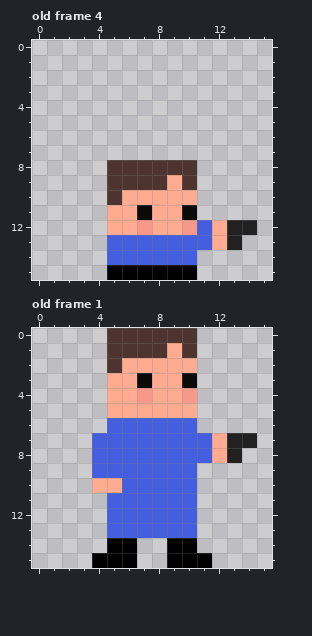
A pixel-art file gets an edit: Assets/Sprites/Sam/sam.ase. Above, as it was before the edit.
16x16 pixels, 5 frames. Shown: old frame 4, old frame 1. The commit also changed other frames, which this record leaves out.
The same view after the edit:
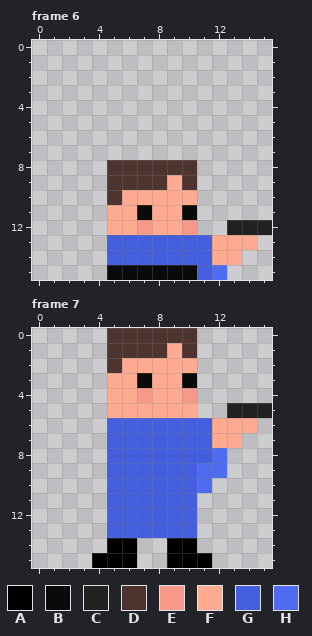
Palette (. is transparent): A #000000  B #0a0a0a  C #212121  D #4e342e  E #f69988  F #ffab91  G #455ede  H #4e6cef
A new or re-ordered frame is compared with the old frame closest to it.
Edits made:
frames 5 -> 7
--- frame 6 is new; against old frame 4
@@ x 0..15 @@
 11 .....FFBFFB.....
-12 .....FFEFFEGFCC.
-13 .....GGGGGGGFC..
-14 .....GGGGGG.....
-15 .....AAAAAA.....
+12 .....FFEFFE..CCC
+13 .....GGGGGGGFFF.
+14 .....GGGGGGGFF..
+15 .....BBBBBBGH...
--- frame 7 is new; against old frame 1
@@ x 0..15 @@
  4 .....FFEFFE.....
- 5 .....FFFFFF.....
- 6 .....GGGGGG.....
- 7 ....GGGGGGGGFCC.
- 8 ....GGGGGGGGFC..
- 9 ....GGGGGGG.....
-10 ....FFGGGGG.....
+ 5 .....FFFFFF..CCC
+ 6 .....GGGGGGGFFF.
+ 7 .....GGGGGGGFF..
+ 8 .....GGGGGGGH...
+ 9 .....GGGGGGHH...
+10 .....GGGGGGH....
 11 .....GGGGGG.....
Pixel boxes of the changes (left, top, right, bottom) in both pictures:
changed: (107, 220, 272, 280)
changed: (197, 403, 272, 493)
changed: (92, 433, 122, 493)
